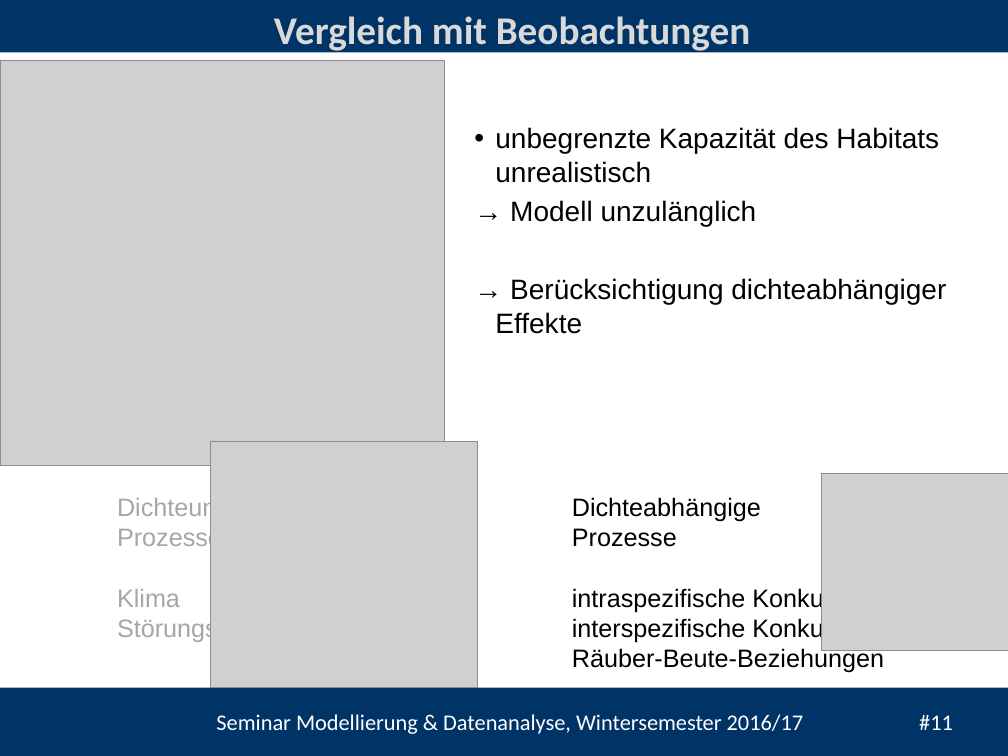
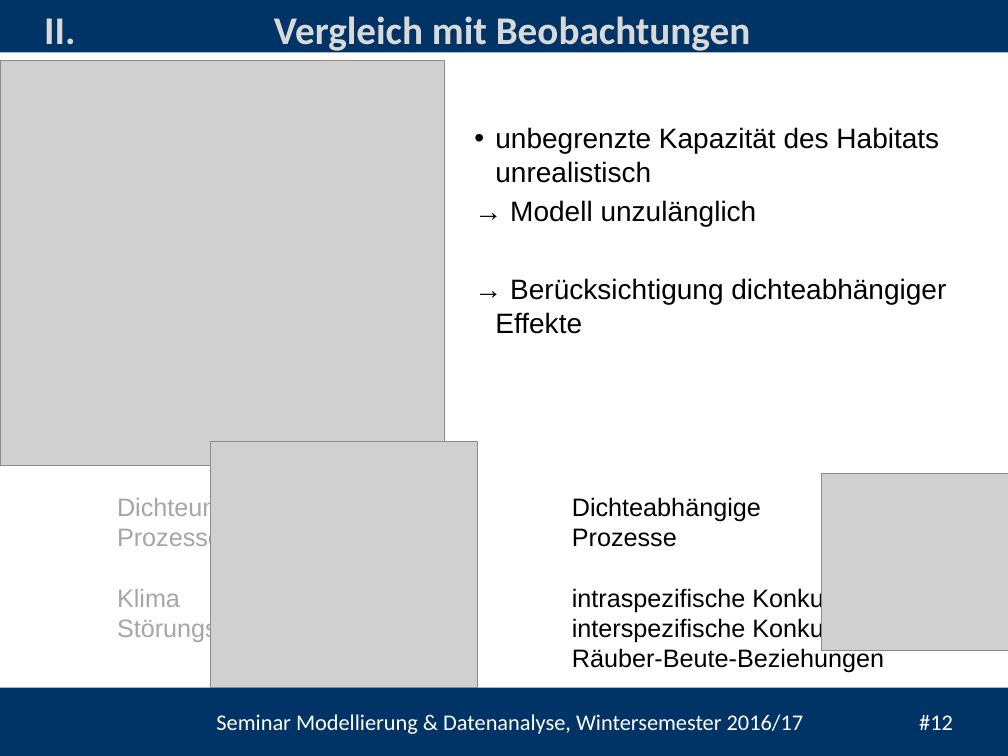
Before and after one commit to heistermann/Einf_Modellierung, a slide deck: slide 12 of Termin_2/Termin_2_Populationsmodelle.pptx (slide 11 before the commit). Drawn at 1008x756 pixels with LibreOffice and Linux fonts; fonts in the diff are those of the drawing; grey boxes stand for pictures; background and template pictures are left out. Boxes give left, top, right and bottom in pixels: in the first picture for what was removed or moved away, otherwise in the second. Text is boxed around its words. In the diff, an @@ line names an element or a change of style, - is before the commit and + after.

```diff
--- a/Termin_2/Termin_2_Populationsmodelle.pptx
+++ b/Termin_2/Termin_2_Populationsmodelle.pptx
@@ text added at bbox=[44, 18, 75, 54], 28 pt, text #D9D9D9, bold @@
+II.
@@ text at bbox=[216, 714, 953, 734]: text changed @@
-Seminar Modellierung & Datenanalyse, Wintersemester 2016/17 #11
+Seminar Modellierung & Datenanalyse, Wintersemester 2016/17 #12
```
Also in this commit, not shown: 12 other slides changed, 1 slide added, 5 other files.
